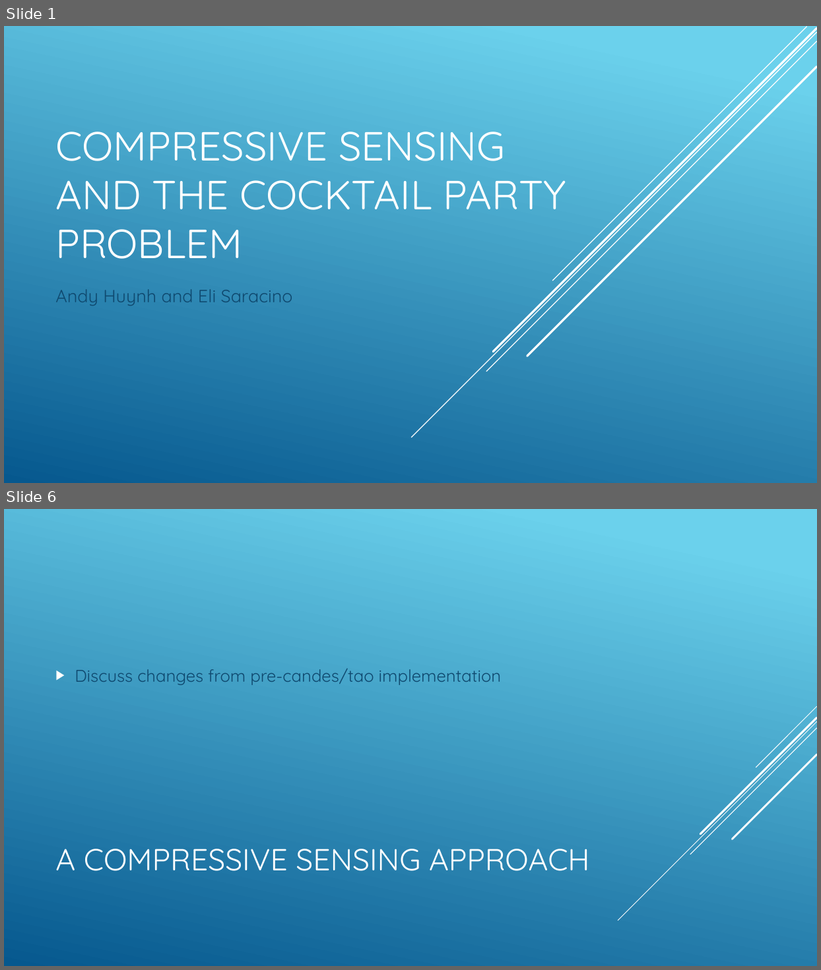
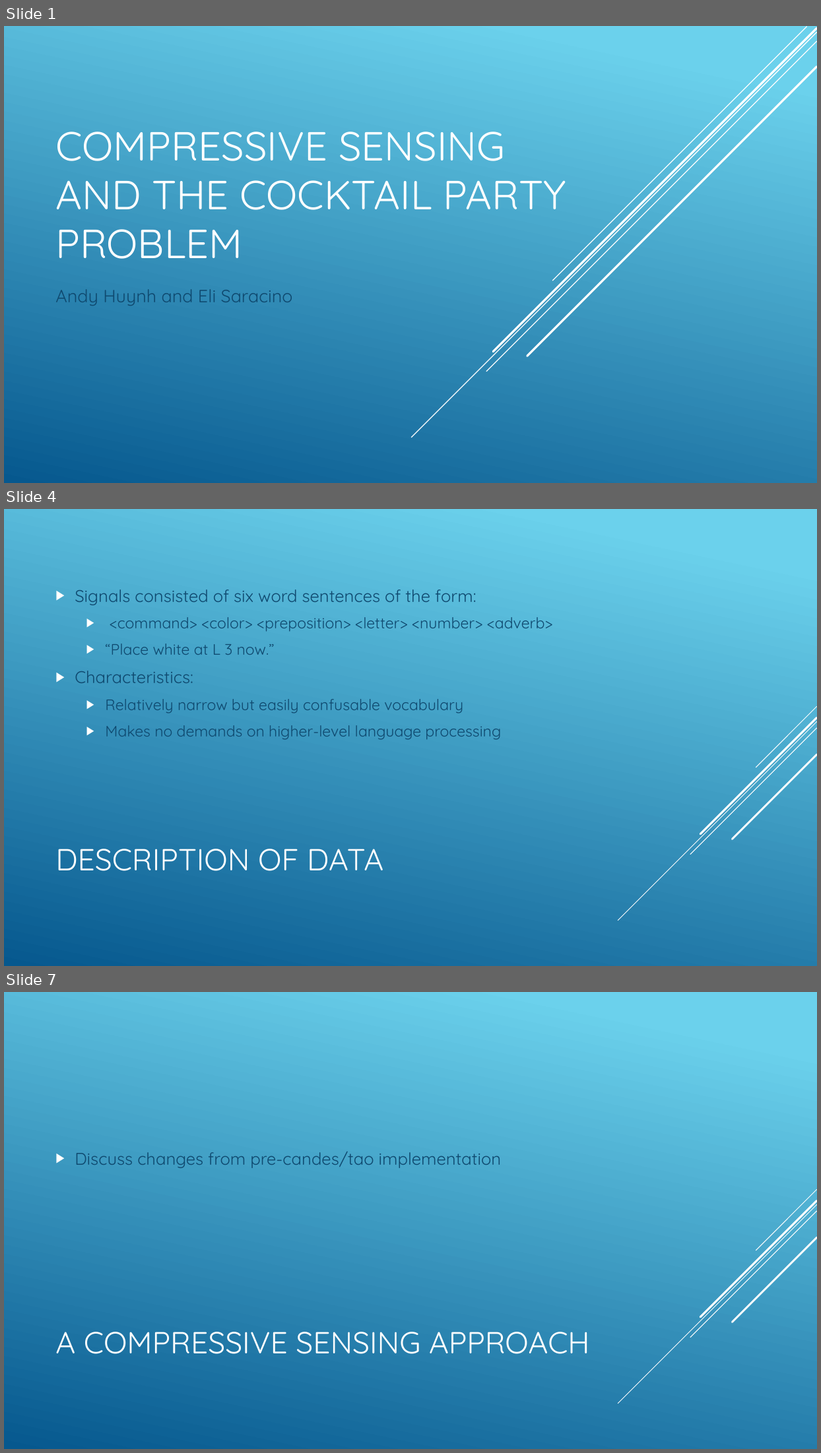
Before and after one commit to esaracin/compressive-sensing-cocktail-party-problem, a slide deck: slide/slides.pptx. Shown one above the other, each under a label of ours: slides 1 and 6 before the commit, slides 1, 4 and 7 after it; the slides between them are not shown. The pictures are 821x970 and 821x1453 pixels, drawn with LibreOffice and Linux fonts; fonts in the diff are those of the drawing. Boxes give left, top, right and bottom in pixels: in the first picture for what was removed or moved away, otherwise in the second. Text is boxed around its words. In the diff, an @@ line names an element or a change of style, - is before the commit and + after.

```diff
--- a/slide/slides.pptx
+++ b/slide/slides.pptx
@@ slide 4 added at (4,509,817,966), background gradient #6ED2EB to #06588E; not listed: 5 template elements that a slide beside it also shows @@
@@ text added at (75,590,553,740), 18 pt, text #0F496F @@
+▶ Signals consisted of six word sentences of the form:
+  ▶ <command> <color> <preposition> <letter> <number> <adverb>
+  ▶ “Place white at L 3 now.”
+▶ Characteristics:
+  ▶ Relatively narrow but easily confusable vocabulary
+  ▶ Makes no demands on higher-level language processing
@@ title added at (55,849,384,871), 36 pt, text #FFFFFF @@
+DESCRIPTION OF DATA
@@ what was slide 6 is now slide 7 @@
```
Also in this commit, not shown: 4 slides changed, 1 slide removed, 1 other file.
